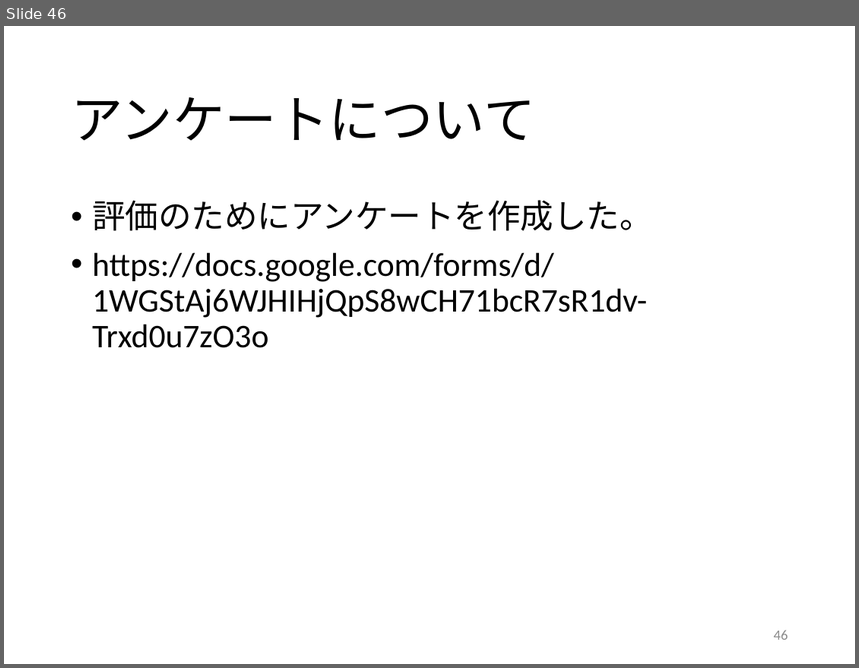
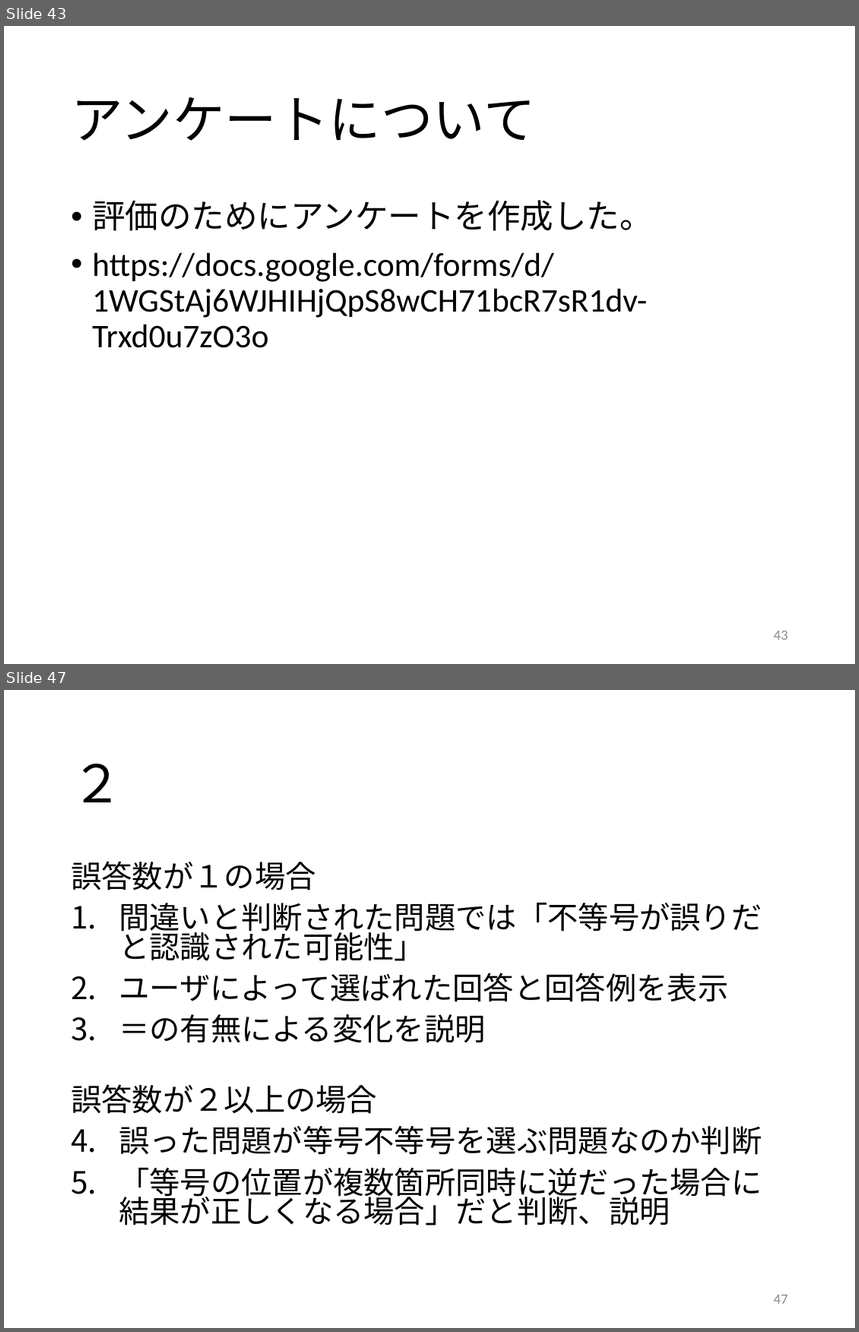
Before and after one commit to kait-takanolab/1821121-shimaoka-thesis, a slide deck: 1821121_shimaoka_sotsuken.pptx. Shown one above the other, each under a label of ours: slide 46 before the commit, slides 43 and 47 after it; the slides between them are not shown. The pictures are 859x668 and 859x1332 pixels, drawn with LibreOffice and Linux fonts; fonts in the diff are those of the drawing. Boxes give left, top, right and bottom in pixels: in the first picture for what was removed or moved away, otherwise in the second. Text is boxed around its words. In the diff, an @@ line names an element or a change of style, - is before the commit and + after.

Commit message:
12/12
～12/12今週の作業
１章 整合性という言葉が説明できない（それに当てはまる状況がかなり少ない）ため、他の語句に変更
３章 採点基準を明文化

```diff
--- a/1821121_shimaoka_sotsuken.pptx
+++ b/1821121_shimaoka_sotsuken.pptx
@@ slide 47 added at (x1=4, y1=690, x2=855, y2=1328), background #FFFFFF @@
@@ title added at (x1=71, y1=764, x2=123, y2=802), 44 pt, text #000000 @@
+２
@@ text added at (x1=71, y1=861, x2=762, y2=1226), 25.9 pt, text #000000 @@
+誤答数が１の場合
+1. 間違いと判断された問題では「不等号が誤りだと認識された可能性」
+2. ユーザによって選ばれた回答と回答例を表示
+3. ＝の有無による変化を説明
+誤答数が２以上の場合
+1. 誤った問題が等号不等号を選ぶ問題なのか判断
+2. 「等号の位置が複数箇所同時に逆だった場合に結果が正しくなる場合」だと判断、説明
@@ page number added at (x1=774, y1=1295, x2=788, y2=1304), 12 pt, text #8C8C8C @@
+47
@@ what was slide 46 is now slide 43 @@
@@ page number at (x1=774, y1=631, x2=788, y2=640): text changed @@
-46
+43
```
Also in this commit, not shown: 4 slides changed, 2 other slides added, 1 slide removed, 2 other files.
